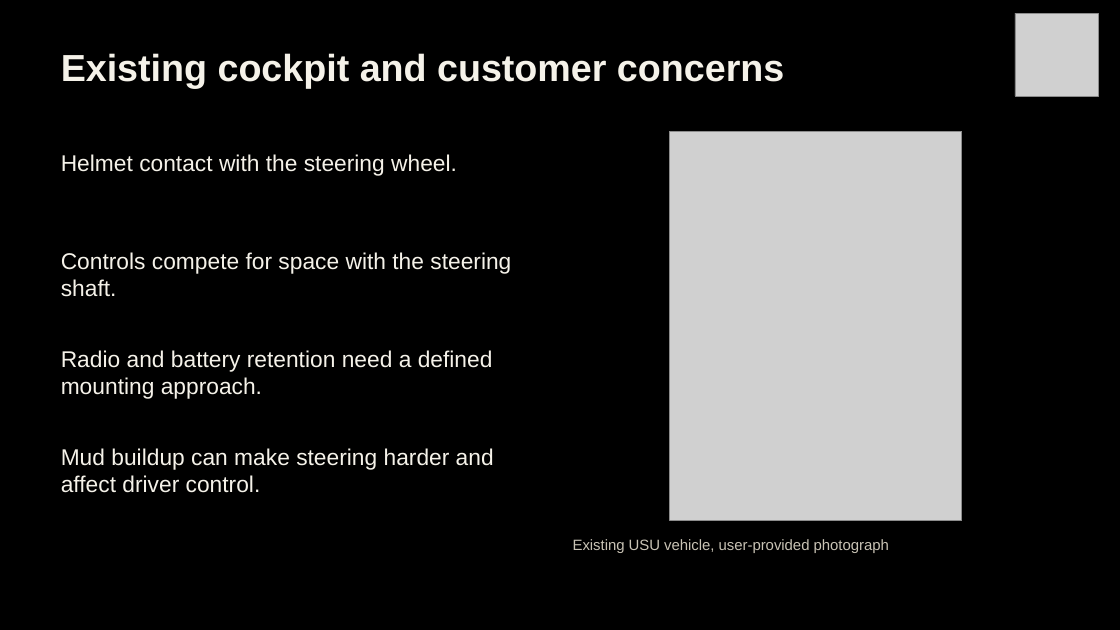
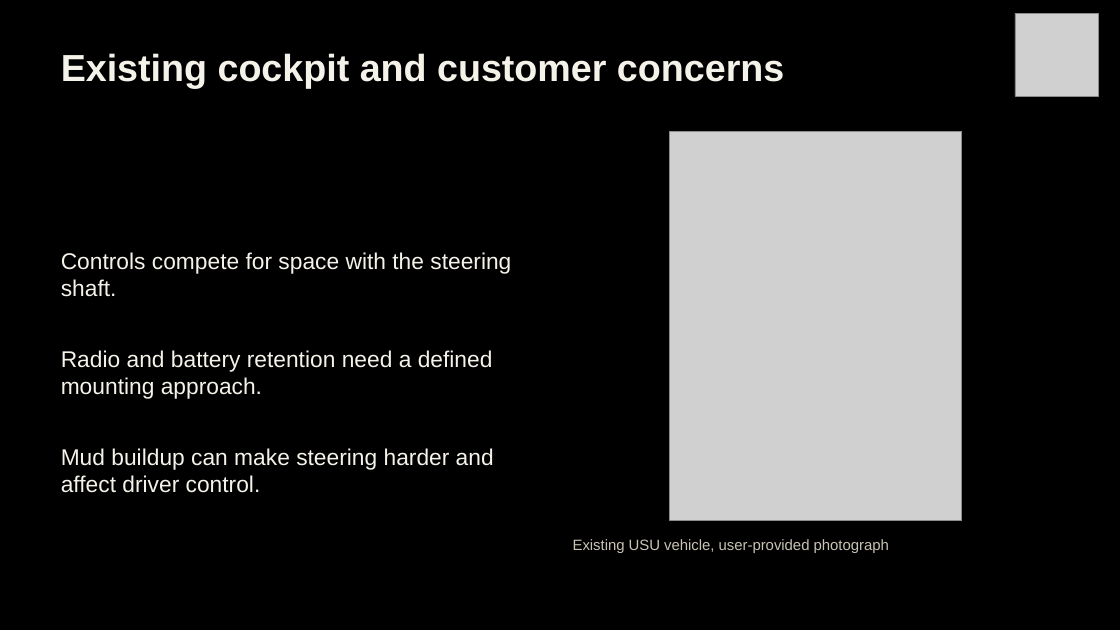
Before and after one commit to Polowater123/Aggie-Baja-Controls-The-A.B.C.-, a slide deck: slide 4 of PDR Draft.pptx (slide 5 before the commit). Drawn at 1120x630 pixels with LibreOffice and Linux fonts; fonts in the diff are those of the drawing; grey boxes stand for pictures. Boxes give left, top, right and bottom in pixels: in the first picture for what was removed or moved away, otherwise in the second. Text is boxed around its words. In the diff, an @@ line names an element or a change of style, - is before the commit and + after.

```diff
--- a/PDR Draft.pptx
+++ b/PDR Draft.pptx
@@ text removed at (61,154,457,176) @@
-Helmet contact with the steering wheel.
```
Also in this commit, not shown: 7 other slides changed, 1 slide added, 6 slides removed.
